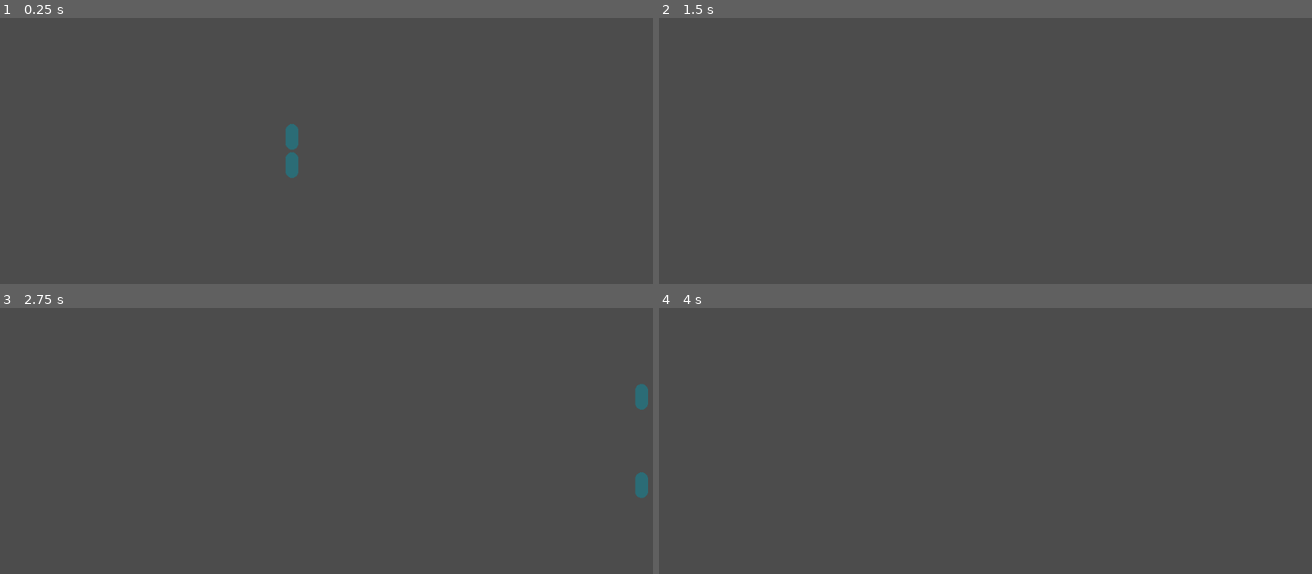
Above: before the commit, frames 1-4 (two rows, left to right).
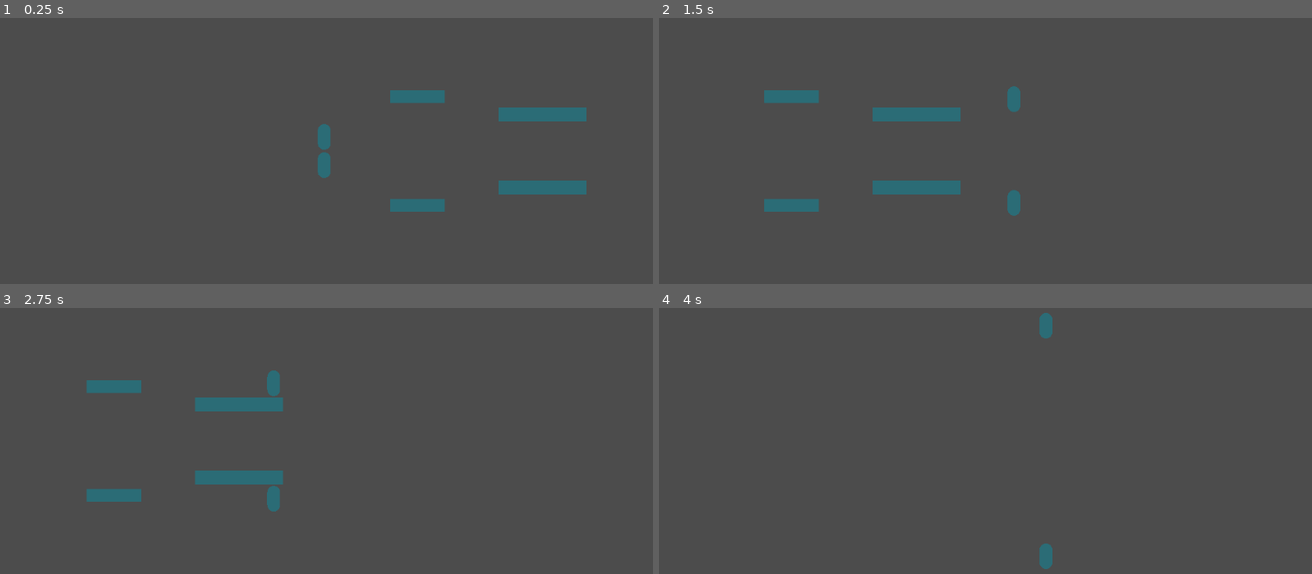
Above: after the commit, the same moments.

Repository: Notebooked/Reflection-prototype
Game: Godot game, scene res://Main.tscn
Two runs of this game, one before a commit and one after it. Both use one fixed random seed, a clock stepped at 60 frames per second and the inputs below.
Inputs:
- Up to frame 1 (0.25 s): no input
- Up to frame 2 (1.5 s): hold D (right) from 0.53 s (still down); tap Shift (dash) at 0.6 s; tap Space (jump) at 0.77, 0.8, 1.07, 1.35 s
- Up to frame 3 (2.75 s): tap Space (jump) at 1.52, 1.82, 2.3 s; tap Shift (dash) at 1.55, 2.1 s; release D (right) at 2.03 s; hold A (left) from 2.03 s (still down)
- Up to frame 4 (4 s): release A (left) at 2.78 s; hold D (right) from 2.78 s (still down); tap Shift (dash) at 2.85 s; tap Space (jump) at 3.02, 3.32, 3.6, 3.77 s

The runs differ from the first frame. In frame 1, 2.8% of the frame differs, in the area x 43-90%, y 27-73%; in frame 2, 2.5%; in frame 3, 2.8%, in the area x 13-100%, y 23-77%; in frame 4, 0.3%.

Commit message:
camera and player movement and platforms

Diff:
--- /dev/null
+++ b/BulletSpawner.tscn
@@ -0,0 +1,15 @@
+[gd_scene load_steps=3 format=2]
+
+[ext_resource path="res://BulletSpawner.gd" type="Script" id=1]
+
+[sub_resource type="RectangleShape2D" id=1]
+extents = Vector2( 3.5, 3.5 )
+
+[node name="BulletSpawner" type="StaticBody2D"]
+script = ExtResource( 1 )
+
+[node name="CollisionShape2D" type="CollisionShape2D" parent="."]
+shape = SubResource( 1 )
+
+[node name="Position2D" type="Position2D" parent="CollisionShape2D"]
+position = Vector2( 0, 4 )
--- /dev/null
+++ b/Camera.gd
@@ -0,0 +1,41 @@
+extends Camera2D
+
+var cam_mode = "free"
+
+var free_zoom_mult = 0.002
+
+var min_zoom = 0.8
+var max_zoom = 2.5
+var zoom_threshold = 100
+
+var target_zoom = Vector2.ONE
+var zoom_lerp_weight = 0.125
+
+var target_offset = Vector2.ZERO
+var offset_lerp_weight = 0.125
+
+var player: KinematicBody2D
+
+# Called when the node enters the scene tree for the first time.
+func _ready():
+	player = get_parent().get_node("Player")
+
+	target_offset = Vector2(player.position.x - 512, 0)
+
+	offset = lerp(offset, target_offset, offset_lerp_weight)
+
+func _process(delta):
+	if cam_mode == "free":
+		var dist = player.position.y #distance from top of screen
+
+		if dist < zoom_threshold:
+			print("IN THRESHOLD")
+			target_zoom.y = 1.0 + (zoom_threshold - dist) * free_zoom_mult
+			target_zoom.x = target_zoom.y
+		else:
+			target_zoom = Vector2.ONE
+
+		target_offset = Vector2(player.position.x - 512, 0)
+
+	zoom = lerp(zoom, target_zoom, zoom_lerp_weight)
+	offset = lerp(offset, target_offset, offset_lerp_weight)
--- a/Main.tscn
+++ b/Main.tscn
@@ -1,15 +1,14 @@
-[gd_scene load_steps=6 format=2]
+[gd_scene load_steps=7 format=2]
 
 [ext_resource path="res://Player.tscn" type="PackedScene" id=1]
 [ext_resource path="res://PlayerPlatform.gd" type="Script" id=2]
-[ext_resource path="res://BulletSpawner.gd" type="Script" id=3]
+[ext_resource path="res://Camera.gd" type="Script" id=3]
+[ext_resource path="res://Platform.tscn" type="PackedScene" id=4]
+[ext_resource path="res://Platforms.gd" type="Script" id=5]
 
 [sub_resource type="SegmentShape2D" id=3]
 a = Vector2( -100, 0 )
 b = Vector2( 100, 0 )
-
-[sub_resource type="RectangleShape2D" id=2]
-extents = Vector2( 3.5, 3.5 )
 
 [node name="Node2D" type="Node2D"]
 
@@ -23,12 +22,18 @@
 [node name="CollisionShape2D" type="CollisionShape2D" parent="PlayerPlatform"]
 shape = SubResource( 3 )
 
-[node name="BulletSpawner" type="StaticBody2D" parent="."]
-position = Vector2( 564, 189 )
+[node name="Camera2D" type="Camera2D" parent="."]
+position = Vector2( 512, 300 )
+current = true
 script = ExtResource( 3 )
 
-[node name="CollisionShape2D" type="CollisionShape2D" parent="BulletSpawner"]
-shape = SubResource( 2 )
+[node name="Platforms" type="Node2D" parent="."]
+script = ExtResource( 5 )
 
-[node name="Position2D" type="Position2D" parent="BulletSpawner/CollisionShape2D"]
-position = Vector2( 0, 4 )
+[node name="Platform" parent="Platforms" instance=ExtResource( 4 )]
+position = Vector2( 600, 215 )
+scale = Vector2( 4.24, 1 )
+
+[node name="Platform2" parent="Platforms" instance=ExtResource( 4 )]
+position = Vector2( 795, 243 )
+scale = Vector2( 6.86862, 1.11793 )
--- /dev/null
+++ b/Platform.tscn
@@ -0,0 +1,14 @@
+[gd_scene load_steps=3 format=2]
+
+[ext_resource path="res://square.png" type="Texture" id=1]
+
+[sub_resource type="RectangleShape2D" id=1]
+
+[node name="Platform" type="StaticBody2D"]
+
+[node name="CollisionShape2D" type="CollisionShape2D" parent="."]
+shape = SubResource( 1 )
+
+[node name="Square" type="Sprite" parent="."]
+scale = Vector2( 0.0699301, 0.0699301 )
+texture = ExtResource( 1 )
--- /dev/null
+++ b/Platforms.gd
@@ -0,0 +1,9 @@
+extends Node2D
+
+# Called when the node enters the scene tree for the first time.
+func _ready():
+	for platform in get_children():
+		var clone: Node2D = platform.duplicate()
+		add_child(clone)
+		clone.global_position.y = 600 - platform.position.y
+		clone.position.x = platform.position.x
--- a/Player.gd
+++ b/Player.gd
@@ -3,16 +3,18 @@
 var acceleration = 500
 var gravity = 20
 var max_velocity = 350
-var deceleration = 0.8
+var floor_deceleration = 0.6
+var air_deceleration = 0.85
+
 var jump_power = 400
+var jumps_left = 2
 
 var velocity = Vector2.ZERO
 
-var jumps_left = 2
-
 var dashing = false
-var dash_time = 0.35
-var dash_speed = 700
+var can_dash = true
+var dash_time = 0.2
+var dash_speed = 1200
 var current_dash_time = 0.0
 var dash_vertical_mult = 0.8
 var dash_retain_velocity = Vector2.ZERO
@@ -29,6 +31,12 @@
 func move():
 	velocity.y += gravity
 
+	if is_on_floor():
+		velocity.x *= floor_deceleration
+	else:
+		if not (Input.is_action_pressed("left") or Input.is_action_pressed("right")):
+			velocity.x *= air_deceleration
+
 	if direction.x == -1 and velocity.x > -max_velocity:
 		velocity.x -= acceleration
 		if velocity.x < -max_velocity:
@@ -37,9 +45,6 @@
 		velocity.x += acceleration
 		if velocity.x > max_velocity:
 			velocity.x = max_velocity
-
-	if not (Input.is_action_pressed("left") or Input.is_action_pressed("right")):
-		velocity.x *= deceleration
 
 	if (Input.is_action_just_pressed("jump") and jumps_left > 0):
 		velocity.y = -jump_power
@@ -50,11 +55,13 @@
 	if (is_on_floor()):
 		velocity.y = 0
 		jumps_left = 2
+		can_dash = true
 
 func start_dash():
 	dashing = true
+	can_dash = false
 	current_dash_time = 0.0
-	dash_direction = direction
+	dash_direction = direction.normalized()
 
 func dash(delta):
 	current_dash_time += delta
@@ -65,7 +72,7 @@
 		move.y *= dash_vertical_mult
 		move *= dash_speed
 		move_and_slide(move)
-		velocity = move * 0.8 * Vector2(1.2, 0.5)
+		velocity = move * Vector2(0.65,0.4)
 
 func process_input():
 	direction = Vector2.ZERO
@@ -77,7 +84,7 @@
 		direction.y -= 1
 	if Input.is_action_pressed("down"):
 		direction.y += 1
-	if Input.is_action_just_pressed("dash"):
+	if Input.is_action_just_pressed("dash") and can_dash and not dashing:
 		start_dash()
 
 func _physics_process(delta):
Binary file added: square.png
